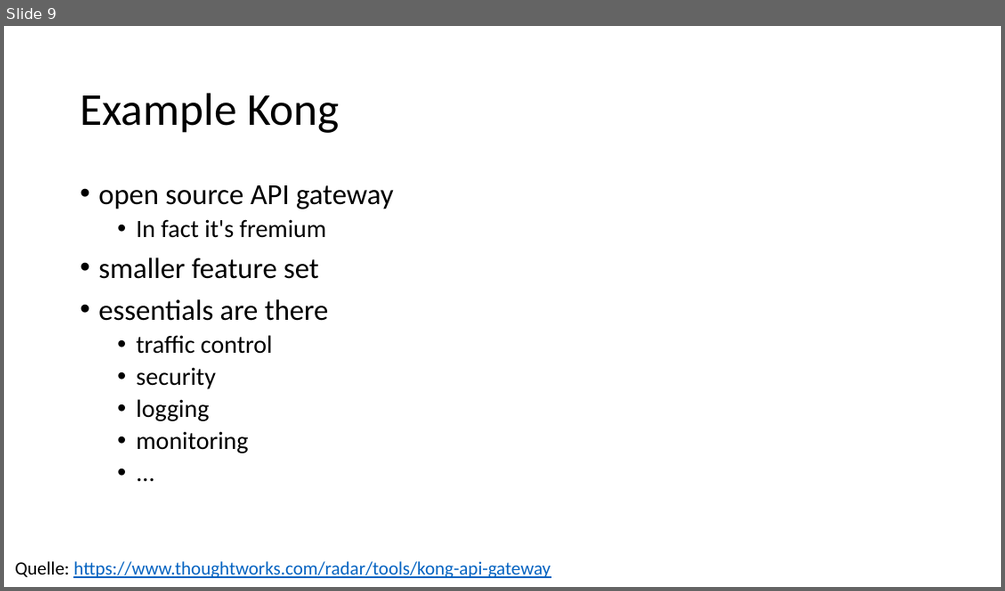
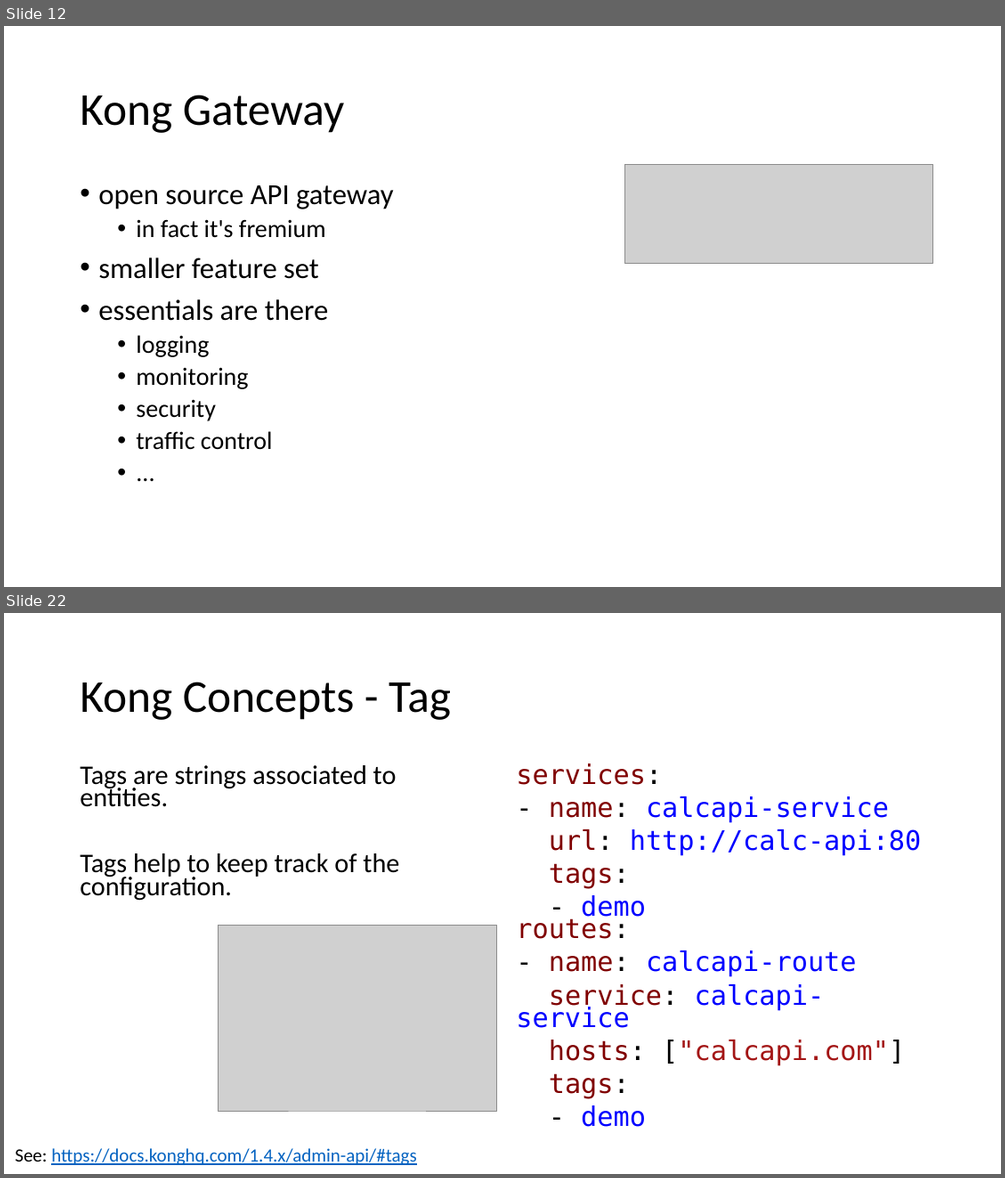
Before and after one commit to danielwagn3r/apimgmt-workshop, a slide deck: API Gateway.pptx. Shown one above the other, each under a label of ours: slide 9 before the commit, slides 12 and 22 after it; the slides between them are not shown. The pictures are 1005x591 and 1005x1178 pixels, drawn with LibreOffice and Linux fonts; fonts in the diff are those of the drawing; grey boxes stand for pictures. Boxes give left, top, right and bottom in pixels: in the first picture for what was removed or moved away, otherwise in the second. Text is boxed around its words. In the diff, an @@ line names an element or a change of style, - is before the commit and + after.

```diff
--- a/API Gateway.pptx
+++ b/API Gateway.pptx
@@ slide 22 added at bbox=[4, 613, 1001, 1174], background #FFFFFF @@
@@ title added at bbox=[80, 682, 451, 720], 44 pt, text #000000 @@
+Kong Concepts - Tag
@@ text added at bbox=[80, 765, 399, 900], 25.9 pt, text #000000 @@
+Tags are strings associated to entities.
+Tags help to keep track of the configuration.
@@ text added at bbox=[516, 763, 922, 1127], 25.9 pt, text #0000FF @@
+services:
+- name: calcapi-service
+url: http://calc-api:80
+tags:
+- demo
+routes:
+- name: calcapi-route
+service: calcapi-service
+hosts: ["calcapi.com"]
+tags:
+- demo
@@ picture added at bbox=[218, 925, 497, 1111] @@
@@ text added at bbox=[15, 1148, 416, 1165], 18 pt, text #0563C1, underline @@
+See: https://docs.konghq.com/1.4.x/admin-api/#tags
@@ what was slide 9 is now slide 12 @@
@@ slide 12 changed as well @@
@@ title at bbox=[80, 95, 344, 133]: text changed @@
-Example Kong
+Kong Gateway
@@ picture added at bbox=[624, 164, 932, 263] @@
@@ text at bbox=[136, 219, 326, 238]: text changed @@
-  • In fact it's fremium
+  • in fact it's fremium
@@ text at bbox=[136, 335, 273, 389]: paragraphs removed @@
-  • traffic control
-  • security
@@ text at bbox=[136, 399, 273, 450]: paragraphs added @@
+  • security
+  • traffic control
@@ text removed at bbox=[15, 561, 550, 578] @@
-Quelle: https://www.thoughtworks.com/radar/tools/kong-api-gateway
```
Also in this commit, not shown: 7 other slides changed, 21 other slides added, 2 slides removed, 1 other file.
